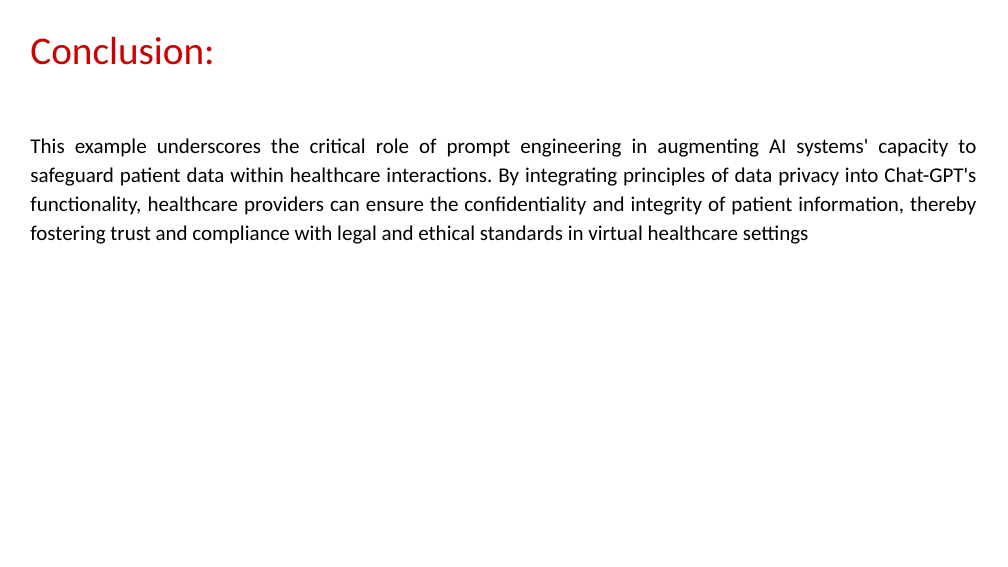
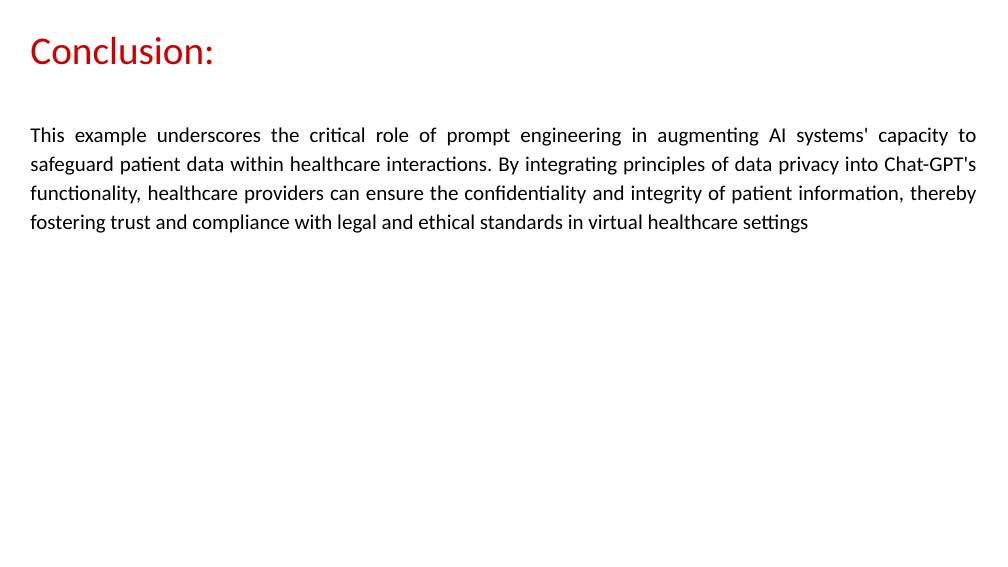
Before and after one commit to Humanitariansai/OPT, a slide deck: slide 19 of PROMPT_ENGINEERING_AND_AI/caseStudies/Medical_Diagnosis_With_Prompt_Engineering/Insights_on AI_and_Prompt_Engineering.pptx. Drawn at 1008x567 pixels with LibreOffice and Linux fonts; fonts in the diff are those of the drawing. Boxes give left, top, right and bottom in pixels: in the first picture for what was removed or moved away, otherwise in the second. Text is boxed around its words. In the diff, an @@ line names an element or a change of style, - is before the commit and + after.

```diff
--- a/PROMPT_ENGINEERING_AND_AI/caseStudies/Medical_Diagnosis_With_Prompt_Engineering/Insights_on AI_and_Prompt_Engineering.pptx
+++ b/PROMPT_ENGINEERING_AND_AI/caseStudies/Medical_Diagnosis_With_Prompt_Engineering/Insights_on AI_and_Prompt_Engineering.pptx
@@ subtitle "This example underscores the critical ...": place and size @@
-subtitle "This example underscores the critical ..." at box(30, 138, 976, 244)
+subtitle "This example underscores the critical ..." at box(30, 127, 976, 233)
```
Also in this commit, not shown: 5 other slides changed, 10 slides added, 2 other files.
